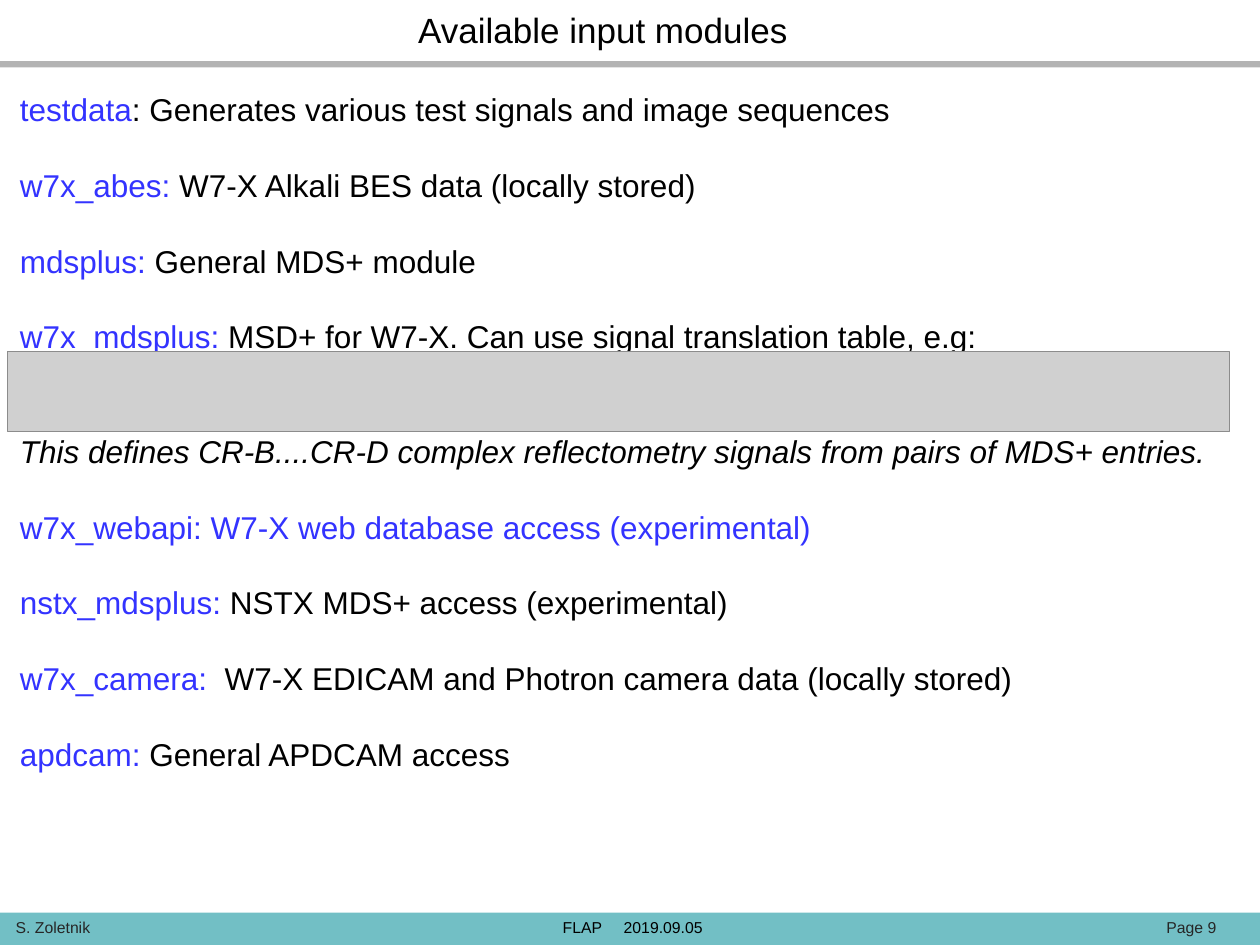
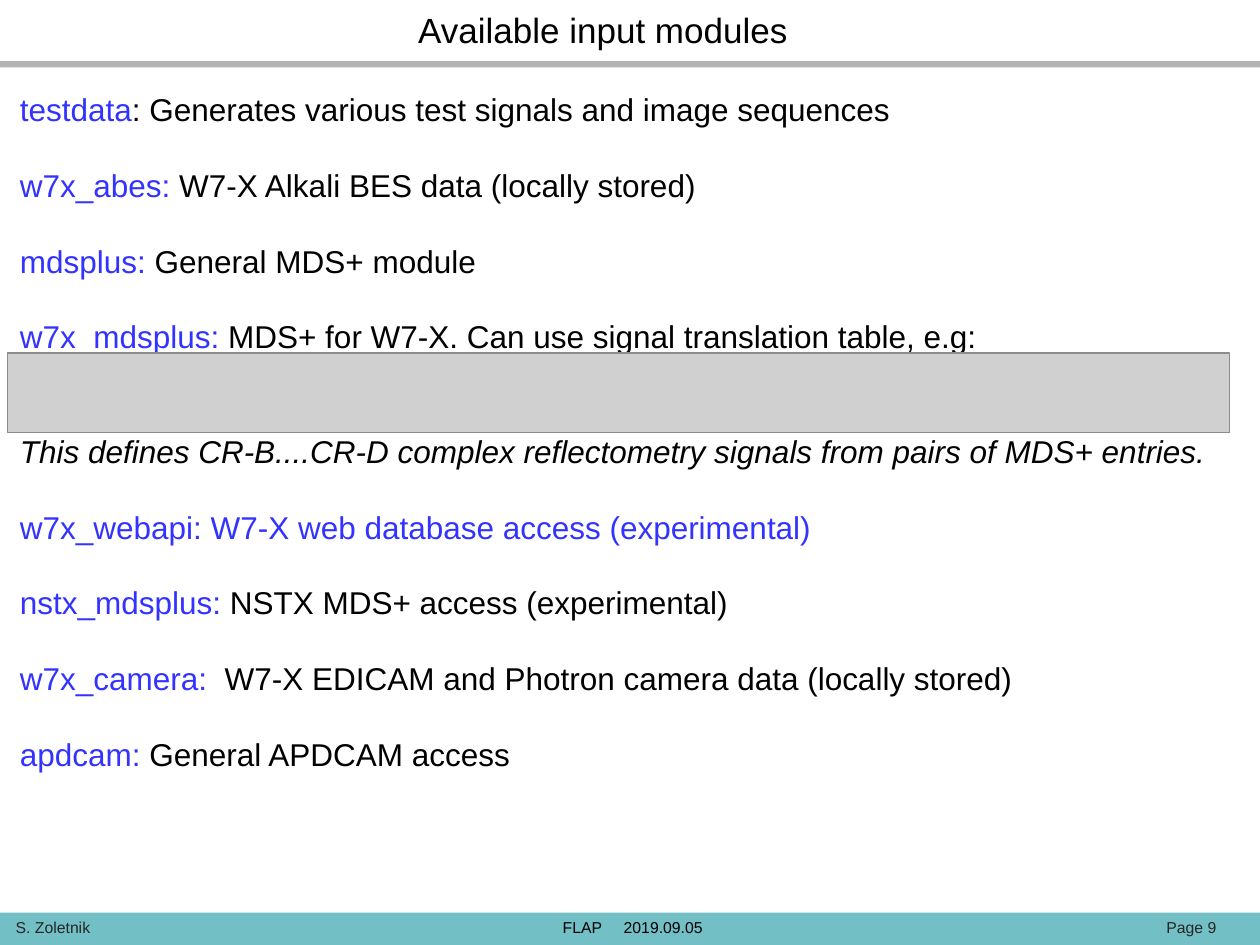
Before and after one commit to fusion-flap/flap, a slide deck: slide 9 of docs/FLAP_presentation_190905.pptx. Drawn at 1260x945 pixels with LibreOffice and Linux fonts; fonts in the diff are those of the drawing; grey boxes stand for pictures; background and template pictures are left out. Boxes give left, top, right and bottom in pixels: in the first picture for what was removed or moved away, otherwise in the second. Text is boxed around its words. In the diff, an @@ line names an element or a change of style, - is before the commit and + after.

```diff
--- a/docs/FLAP_presentation_190905.pptx
+++ b/docs/FLAP_presentation_190905.pptx
@@ text at (x1=20, y1=325, x2=977, y2=354): text changed @@
-w7x_mdsplus: MSD+ for W7-X. Can use signal translation table, e.g:
+w7x_mdsplus: MDS+ for W7-X. Can use signal translation table, e.g:
```
Also in this commit, not shown: 6 other slides changed, 3 slides added, 2 other files.
